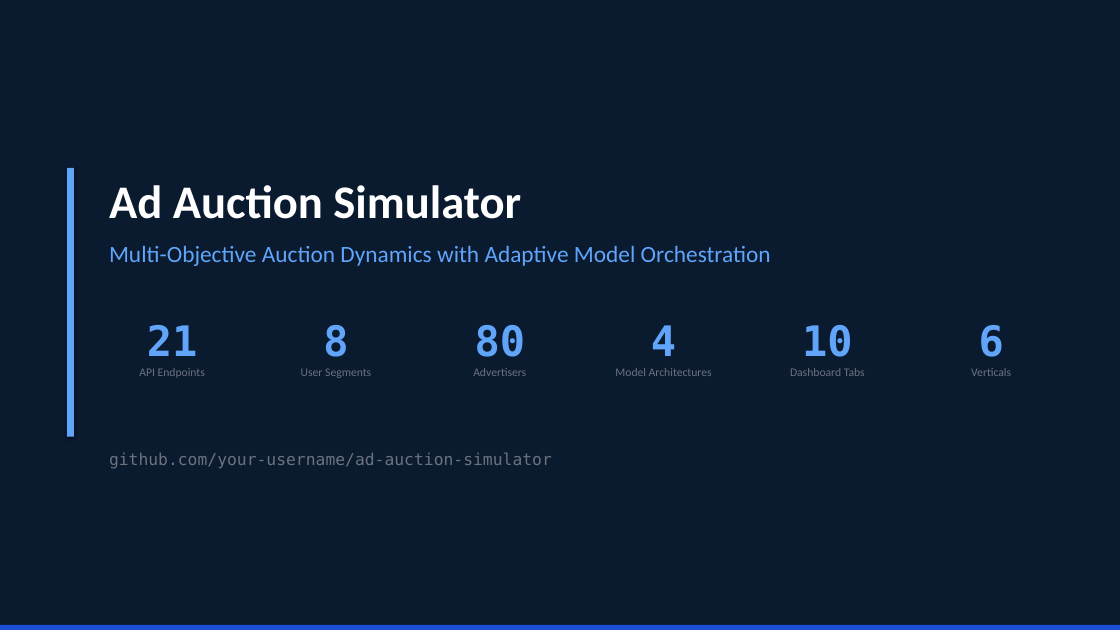
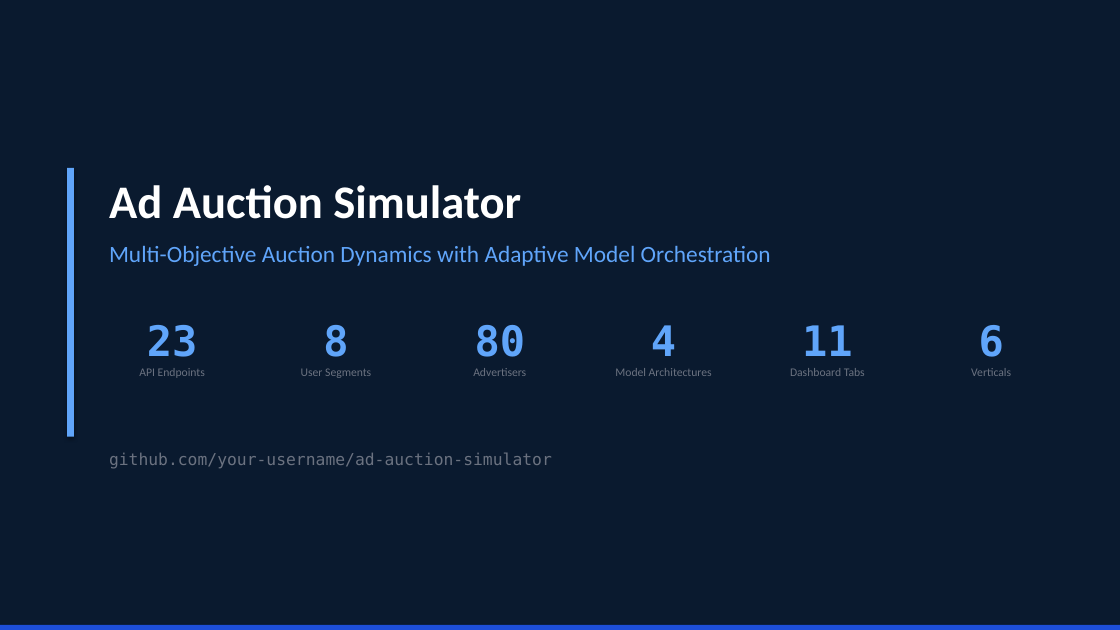
Before and after one commit to yunycao/202602_ad_auction_simulator, a slide deck: slide 13 of Ad_Auction_Simulator_Dashboard.pptx (slide 12 before the commit). Drawn at 1120x630 pixels with LibreOffice and Linux fonts; fonts in the diff are those of the drawing. Boxes give left, top, right and bottom in pixels: in the first picture for what was removed or moved away, otherwise in the second. Text is boxed around its words. In the diff, an @@ line names an element or a change of style, - is before the commit and + after.

```diff
--- a/Ad_Auction_Simulator_Dashboard.pptx
+++ b/Ad_Auction_Simulator_Dashboard.pptx
@@ text at <box>147,325,198,357</box>: text changed @@
-21
+23
@@ text at <box>802,325,853,356</box>: text changed @@
-10
+11
```
Also in this commit, not shown: 1 other slide changed, 1 slide added, 7 other files.
